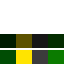
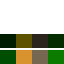
Before/after of a 64x64 layered artwork. What changed in the layer stack:
added layer "Layer 10" above "Layer 8" over 16, 34, 48, 64
painted on "Layer 8" over 32, 50, 48, 64
